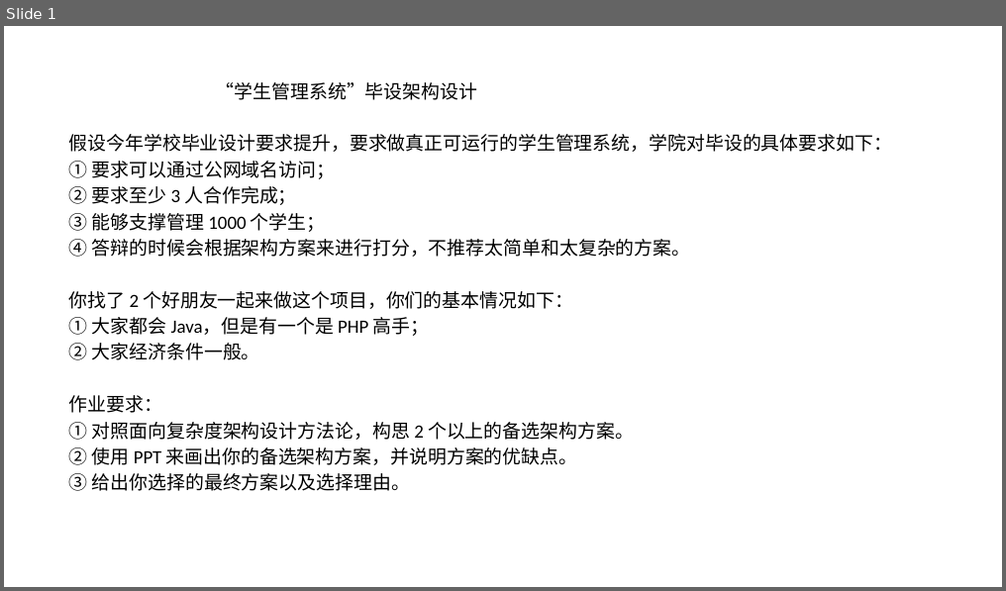
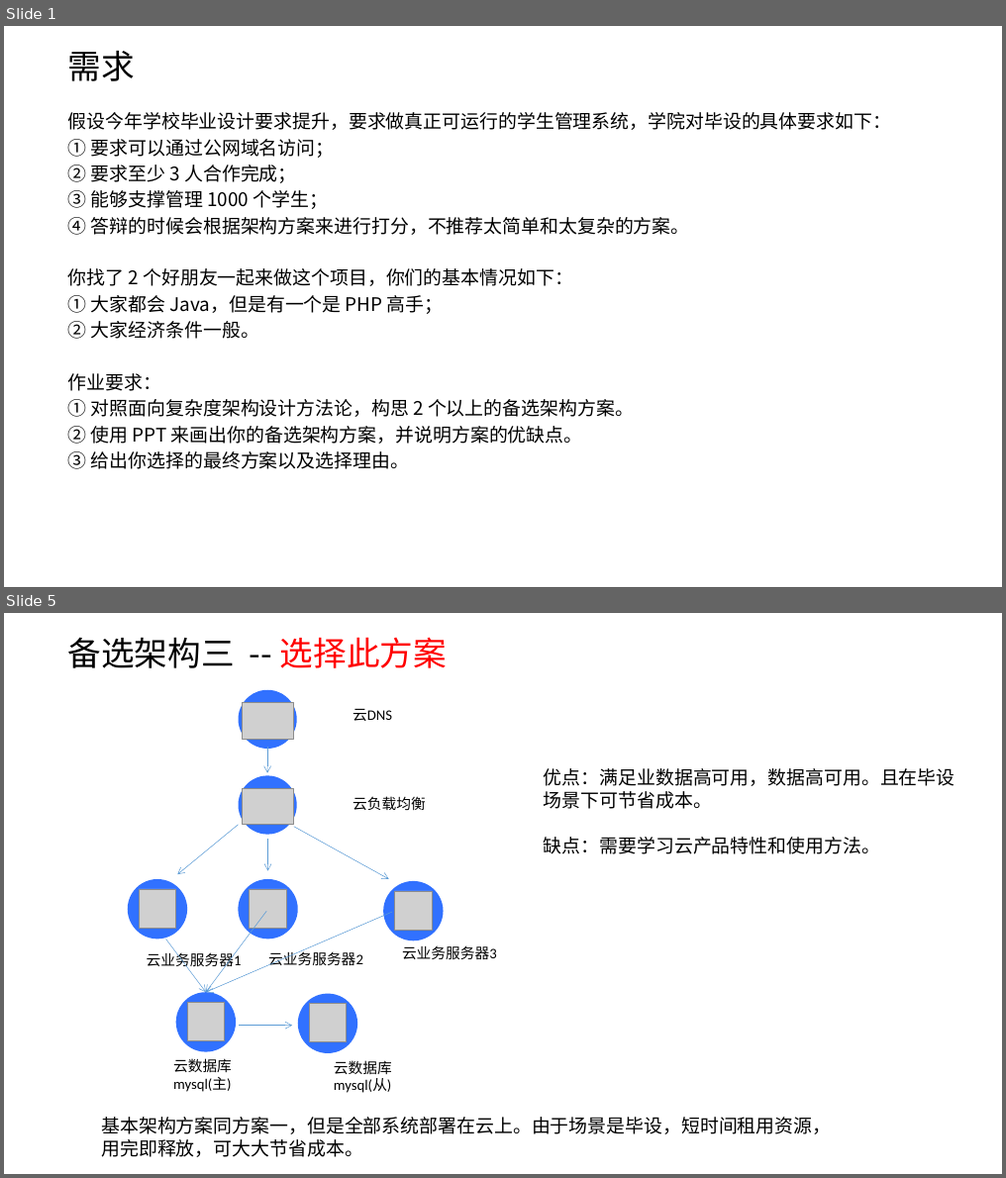
Before and after one commit to snowwolf-lw/learn-architecture, a slide deck: 模块一作业/学生管理系统.pptx. Shown one above the other, each under a label of ours: slide 1 before the commit, slides 1 and 5 after it; the slides between them are not shown. The pictures are 1006x591 and 1006x1178 pixels, drawn with LibreOffice and Linux fonts; fonts in the diff are those of the drawing; grey boxes stand for pictures. Boxes give left, top, right and bottom in pixels: in the first picture for what was removed or moved away, otherwise in the second. Text is boxed around its words. In the diff, an @@ line names an element or a change of style, - is before the commit and + after.

```diff
--- a/模块一作业/学生管理系统.pptx
+++ b/模块一作业/学生管理系统.pptx
@@ slide 5 added at [4,613,1002,1174], background #FFFFFF @@
@@ text added at [68,637,447,668], 32 pt, text #000000 @@
+备选架构三 -- 选择此方案
@@ ellipse added at [239,690,297,749], fill #3171FF @@
@@ picture added at [243,703,294,740] @@
@@ text added at [352,708,392,721], 14 pt, text #000000 @@
+云DNS
@@ arrow added from (267, 747) to (267, 773), #5B9BD5 0.5 pt @@
@@ ellipse added at [239,775,297,834], fill #3171FF @@
@@ picture added at [243,788,294,825] @@
@@ text added at [544,768,955,855], 18 pt, text #000000 @@
+优点：满足业数据高可用，数据高可用。且在毕设场景下可节省成本。
+缺点：需要学习云产品特性和使用方法。
@@ text added at [352,796,426,811], 14 pt, text #000000 @@
+云负载均衡
@@ arrow added from (239, 825) to (177, 874), #5B9BD5 0.5 pt @@
@@ arrow added from (268, 839) to (268, 871), #5B9BD5 0.5 pt @@
@@ arrow added from (294, 827) to (389, 879), #5B9BD5 0.5 pt @@
@@ ellipse added at [128,879,187,940], fill #3171FF @@
@@ ellipse added at [239,879,298,940], fill #3171FF @@
@@ picture added at [139,889,176,928] @@
@@ picture added at [250,889,287,928] @@
@@ ellipse added at [383,881,444,941], fill #3171FF @@
@@ picture added at [395,891,433,931] @@
@@ arrow added from (266, 911) to (206, 992), #5B9BD5 0.5 pt @@
@@ arrow added from (392, 912) to (206, 992), #5B9BD5 0.5 pt @@
@@ text added at [147,951,242,969], 14 pt, text #000000 @@
+云业务服务器1
@@ arrow added from (165, 940) to (206, 992), #5B9BD5 0.5 pt @@
@@ text added at [268,950,363,965], 14 pt, text #000000 @@
+云业务服务器2
@@ text added at [402,946,497,959], 14 pt, text #000000 @@
+云业务服务器3
@@ ellipse added at [176,992,236,1053], fill #3171FF @@
@@ ellipse added at [298,994,358,1054], fill #3171FF @@
@@ picture added at [187,1002,225,1042] @@
@@ arrow added from (239, 1026) to (292, 1026), #5B9BD5 0.5 pt @@
@@ picture added at [310,1004,347,1043] @@
@@ text added at [173,1059,232,1092], 14 pt, text #000000 @@
+云数据库mysql(主)
@@ text added at [334,1060,392,1093], 14 pt, text #000000 @@
+云数据库mysql(从)
@@ text added at [101,1117,831,1157], 18 pt, text #000000 @@
+基本架构方案同方案一，但是全部系统部署在云上。由于场景是毕设，短时间租用资源，用完即释放，可大大节省成本。
@@ slide 1 changed as well @@
@@ text added at [68,51,135,81], 32 pt, text #000000 @@
+需求
@@ subtitle at [216,82,478,100]: paragraph removed @@
-“学生管理系统”毕设架构设计
@@ subtitle "假设今年学校毕业设计要求提升，要求做真正可运行的学生管理系统，学院对毕设的具体要求如下：": place and size @@
-subtitle "假设今年学校毕业设计要求提升，要求做真正可运行的学生管理系统，学院对毕设的具体要求如下：" at [69,82,893,491]
+subtitle "假设今年学校毕业设计要求提升，要求做真正可运行的学生管理系统，学院对毕设的具体要求如下：" at [68,112,892,470]
@@ subtitle "假设今年学校毕业设计要求提升，要求做真正可运行的学生管理系统，学院对毕设的具体要求如下：" at [68,112,892,470]: font Calibri to Noto Sans CJK SC @@
```
Also in this commit, not shown: 3 other slides added, 1 slide removed.
